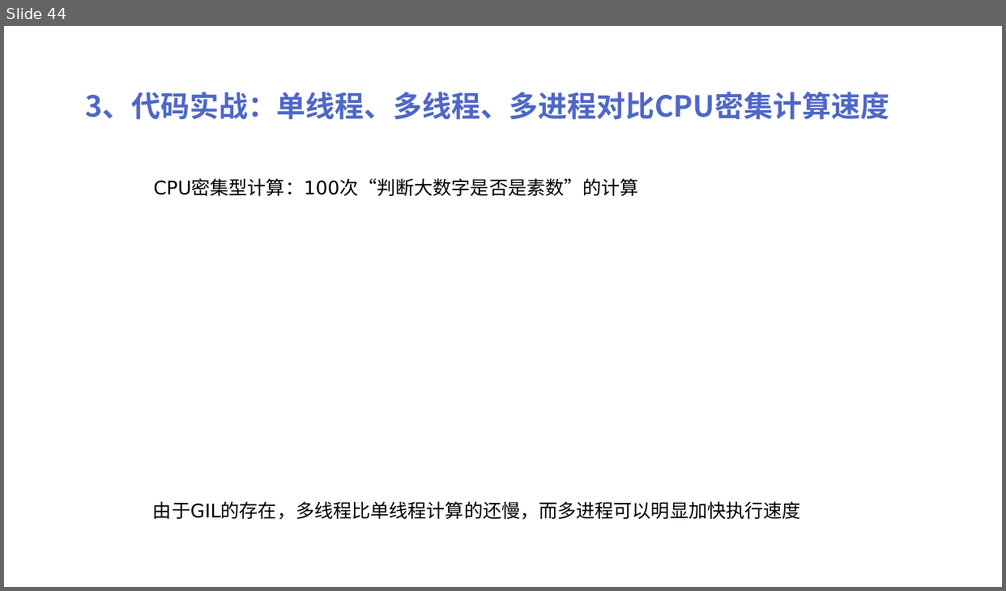
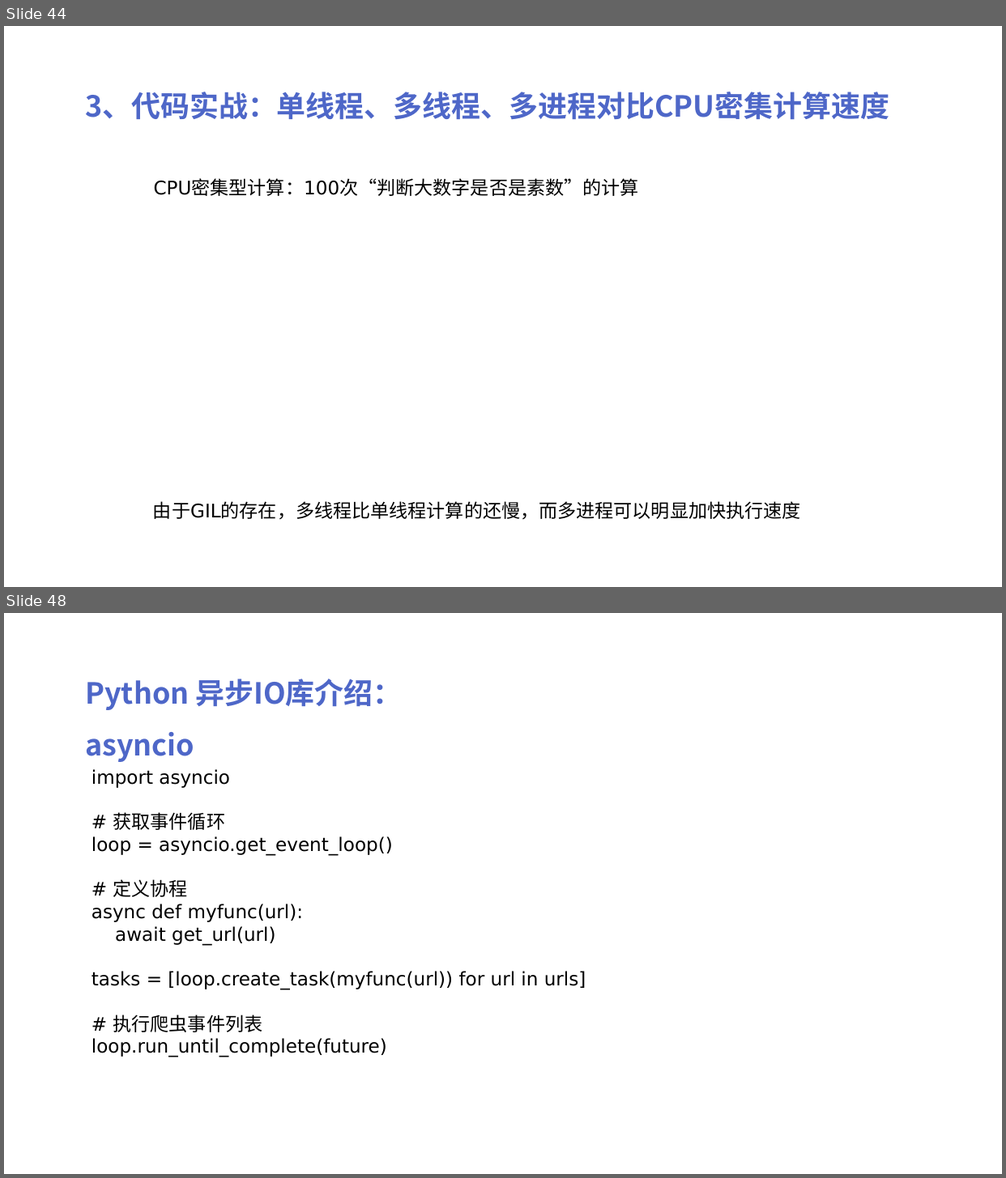
Before and after one commit to peiss/ant-learn-python-concurrent, a slide deck: Python并发编程简介.pptx. Shown one above the other, each under a label of ours: slide 44 before the commit, slides 44 and 48 after it; the slides between them are not shown. The pictures are 1006x591 and 1006x1178 pixels, drawn with LibreOffice and Linux fonts; fonts in the diff are those of the drawing. Boxes give left, top, right and bottom in pixels: in the first picture for what was removed or moved away, otherwise in the second. Text is boxed around its words. In the diff, an @@ line names an element or a change of style, - is before the commit and + after.

```diff
--- a/Python并发编程简介.pptx
+++ b/Python并发编程简介.pptx
@@ slide 48 added at <box>4,613,1002,1174</box>, background #FFFFFF @@
@@ text added at <box>85,679,403,762</box>, 28 pt, text #4E67C8, bold @@
+Python 异步IO库介绍：asyncio
@@ text added at <box>91,769,586,1058</box>, 18 pt, text #000000 @@
+import asyncio
+# 获取事件循环
+loop = asyncio.get_event_loop()
+# 定义协程
+async def myfunc(url):
+await get_url(url)
+tasks = [loop.create_task(myfunc(url)) for url in urls]
+# 执行爬虫事件列表
+loop.run_until_complete(future)
```
Also in this commit, not shown: 3 other slides added, 1 other file.
